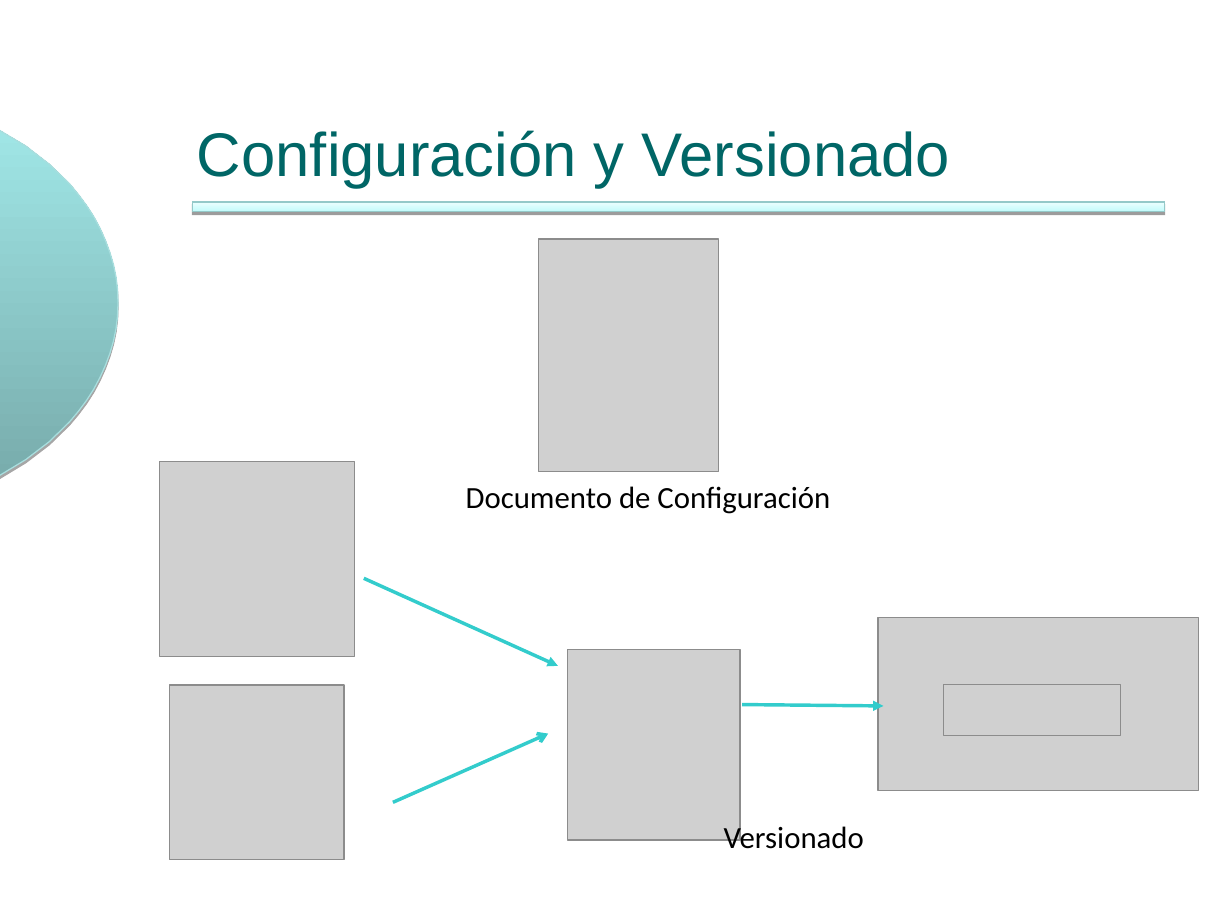
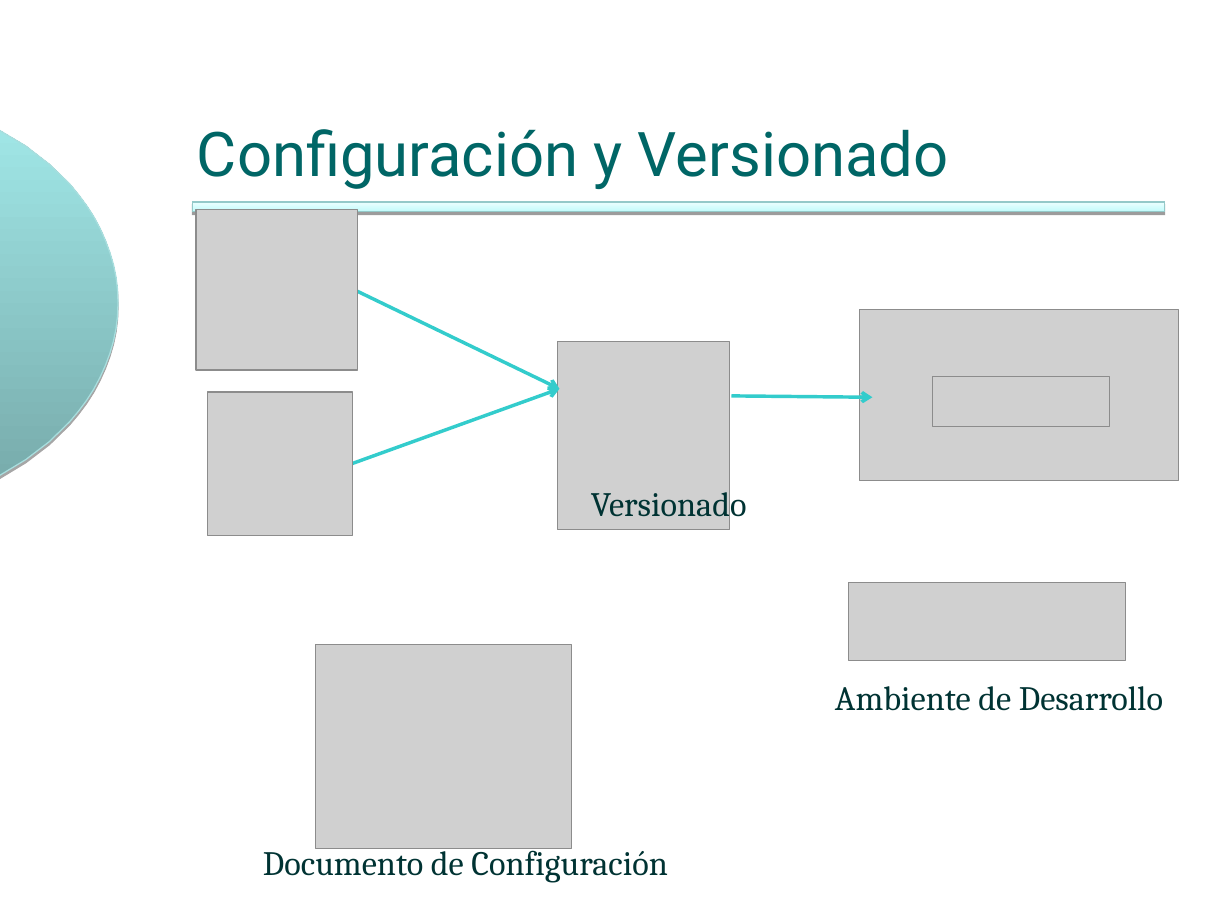
Before and after one commit to ingevy/taller-desarrollo-proyectos-ii-2do-2010, a slide deck: slide 6 of doc/presentaciones/Presentación inicial v2.ppt (slide 9 before the commit). Drawn at 1232x924 pixels with LibreOffice and Linux fonts; fonts in the diff are those of the drawing; grey boxes stand for pictures; background and template pictures are left out. Boxes give left, top, right and bottom in pixels: in the first picture for what was removed or moved away, otherwise in the second. Text is boxed around its words. In the diff, an @@ line names an element or a change of style, - is before the commit and + after.

```diff
--- a/doc/presentaciones/Presentación inicial v2.ppt
+++ b/doc/presentaciones/Presentación inicial v2.ppt
@@ title "Configuración y Versionado" at (x1=197, y1=129, x2=949, y2=189): font Arial to Roboto @@
@@ picture added at (x1=196, y1=209, x2=357, y2=370) @@
@@ arrow added from (356, 291) to (559, 389), #33CCCC 2.01 pt @@
@@ picture resized from (x1=169, y1=685, x2=344, y2=860) to (x1=859, y1=309, x2=1178, y2=480) @@
@@ picture resized from (x1=538, y1=239, x2=718, y2=472) to (x1=557, y1=341, x2=729, y2=530) @@
@@ arrow moved from (363, 578) - (558, 665) to (351, 464) - (559, 389) @@
@@ arrow (351, 464) - (559, 389): arrowheads changed @@
@@ picture moved from (x1=944, y1=685, x2=1121, y2=737) to (x1=933, y1=376, x2=1109, y2=426) @@
@@ picture resized from (x1=159, y1=462, x2=355, y2=657) to (x1=207, y1=392, x2=352, y2=535) @@
@@ arrow moved from (742, 705) - (883, 706) to (732, 395) - (872, 397) @@
@@ arrow (732, 395) - (872, 397): arrowheads changed @@
@@ text "Versionado" at (x1=591, y1=485, x2=747, y2=525): size 18 to 20 pt, font Calibri to Cambria, text colour #000000 to #003333 @@
@@ text "Versionado" moved from (x1=724, y1=822, x2=864, y2=849) to (x1=591, y1=485, x2=747, y2=525) @@
@@ picture resized from (x1=878, y1=617, x2=1199, y2=791) to (x1=849, y1=583, x2=1125, y2=660) @@
@@ picture resized from (x1=568, y1=649, x2=740, y2=840) to (x1=315, y1=644, x2=572, y2=848) @@
@@ text added at (x1=835, y1=686, x2=1163, y2=711), 20 pt, text #003333 @@
+Ambiente de Desarrollo
@@ arrow removed from (393, 802) to (548, 733) @@
@@ text "Documento de Configuración" moved from (x1=466, y1=486, x2=830, y2=514) to (x1=263, y1=844, x2=668, y2=883) @@
@@ text "Documento de Configuración" at (x1=263, y1=844, x2=668, y2=883): size 18 to 20 pt, font Calibri to Cambria, text colour #000000 to #003333 @@
```
Also in this commit, not shown: 9 other slides changed, 8 slides added, 14 slides removed, 1 other file.
